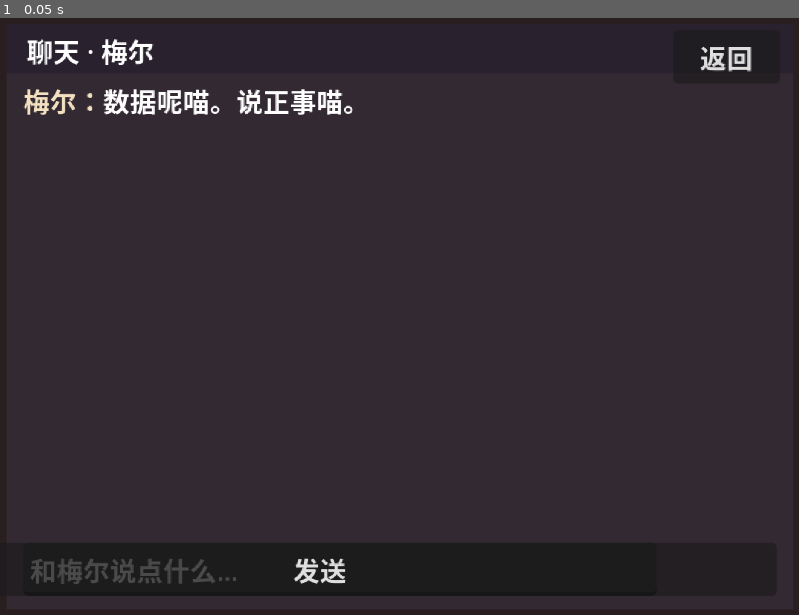
Above: before the commit, frame 1.
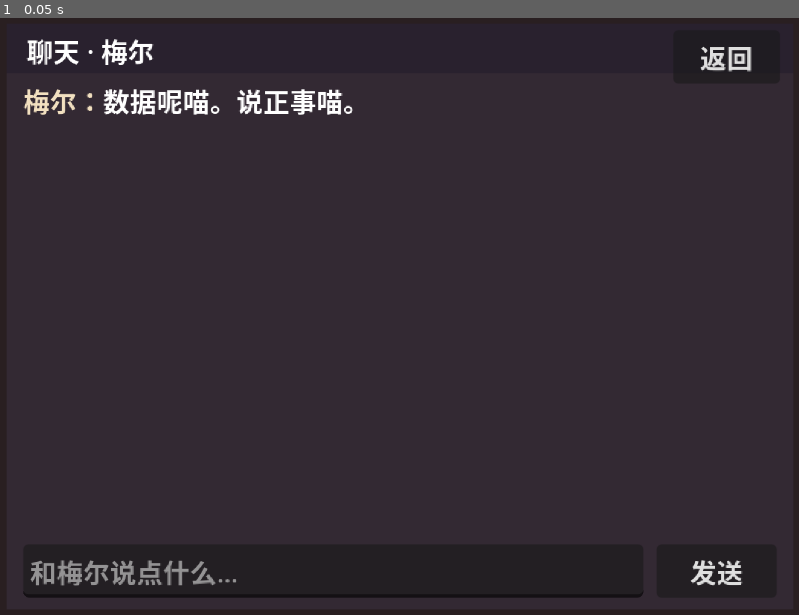
Above: after the commit, the same moment.

Repository: suan-11/ai-home
Game: Godot game, scene res://scenes/ui/chat_screen.tscn
Same seed, same stepped clock (60 frames per second), same inputs: the game is played once before the commit and once after it. This scene is started directly instead of the project's main scene.
Inputs:
- Up to frame 1 (0.05 s): no input

The runs differ from the first frame. In frame 1, 1.0% of the frame differs, in the area x 3-93%, y 90-97%.

Commit message:
fix: 聊天界面输入框与发送键改为HBox布局，避免遮挡
- 输入框与发送键放入 BottomBar (HBoxContainer)
- 输入框自动撑满剩余宽度，发送键固定最小宽度
- 消息区域与底栏间距加大
- 移除隐藏的 StatusLabel 节点

Diff:
--- a/scenes/ui/chat_screen.tscn
+++ b/scenes/ui/chat_screen.tscn
@@ -42,7 +42,7 @@
 offset_left = 14.0
 offset_top = 38.0
 offset_right = -14.0
-offset_bottom = -44.0
+offset_bottom = -46.0
 grow_horizontal = 2
 grow_vertical = 2
 
@@ -53,9 +53,8 @@
 bbcode_enabled = true
 scroll_active = false
 fit_content = true
-text = ""
 
-[node name="InputEdit" type="LineEdit" parent="."]
+[node name="BottomBar" type="HBoxContainer" parent="."]
 layout_mode = 1
 anchors_preset = 12
 anchor_top = 1.0
@@ -63,36 +62,20 @@
 anchor_bottom = 1.0
 offset_left = 14.0
 offset_top = -42.0
-offset_right = -86.0
-offset_bottom = -14.0
+offset_right = -14.0
+offset_bottom = -12.0
 grow_horizontal = 2
 grow_vertical = 2
+theme_override_constants/separation = 8
+
+[node name="InputEdit" type="LineEdit" parent="BottomBar"]
+layout_mode = 2
+size_flags_horizontal = 3
+size_flags_vertical = 3
 placeholder_text = "和梅尔说点什么…"
 
-[node name="SendButton" type="Button" parent="."]
-layout_mode = 1
-anchors_preset = 12
-anchor_top = 1.0
-anchor_right = 1.0
-anchor_bottom = 1.0
-offset_left = -82.0
-offset_top = -42.0
-offset_right = -14.0
-offset_bottom = -14.0
-grow_horizontal = 2
-grow_vertical = 2
+[node name="SendButton" type="Button" parent="BottomBar"]
+layout_mode = 2
+custom_minimum_size = Vector2(72, 0)
+size_flags_vertical = 3
 text = "发送"
-
-[node name="StatusLabel" type="Label" parent="."]
-visible = false
-layout_mode = 1
-anchors_preset = 12
-anchor_top = 1.0
-anchor_right = 1.0
-anchor_bottom = 1.0
-offset_left = 16.0
-offset_top = -42.0
-offset_right = 14.0
-offset_bottom = -14.0
-horizontal_alignment = 0
-text = "与梅尔聊天"
--- a/scripts/ui/chat_screen.gd
+++ b/scripts/ui/chat_screen.gd
@@ -7,9 +7,8 @@
 var _waiting := false
 
 @onready var message_label: RichTextLabel = $ScrollContainer/MessageLabel
-@onready var input_edit: LineEdit = $InputEdit
-@onready var send_button: Button = $SendButton
-@onready var status_label: Label = $StatusLabel
+@onready var input_edit: LineEdit = $BottomBar/InputEdit
+@onready var send_button: Button = $BottomBar/SendButton
 
 
 func _ready() -> void:
@@ -19,7 +18,6 @@
 	$BackButton.pressed.connect(_on_back_pressed)
 	send_button.pressed.connect(_on_send_pressed)
 	input_edit.text_submitted.connect(func(_text: String) -> void: _on_send_pressed())
-	status_label.text = "与梅尔聊天"
 
 
 func _draw() -> void:
@@ -52,7 +50,6 @@
 	_waiting = true
 	send_button.disabled = true
 	input_edit.editable = false
-	status_label.text = "梅尔思考中…"
 	AIConnector.send_chat(_messages)
 
 
@@ -62,7 +59,6 @@
 	input_edit.editable = true
 	_messages.append({"role": "assistant", "content": text})
 	_append_message("梅尔", text)
-	status_label.text = "与梅尔聊天"
 
 
 func _on_chat_error(message: String) -> void:
@@ -70,7 +66,6 @@
 	send_button.disabled = false
 	input_edit.editable = true
 	_append_message("系统", message)
-	status_label.text = "出错了喵"
 
 
 func _append_message(who: String, text: String) -> void:
